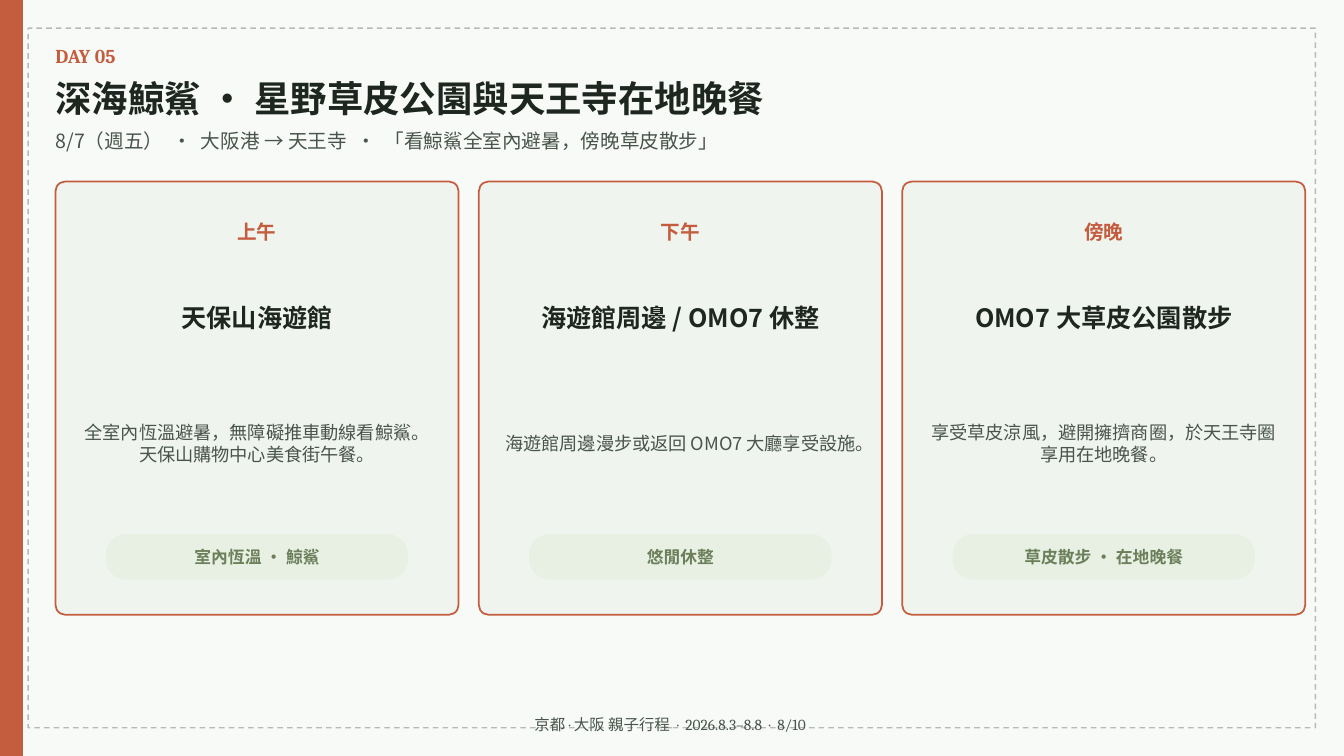
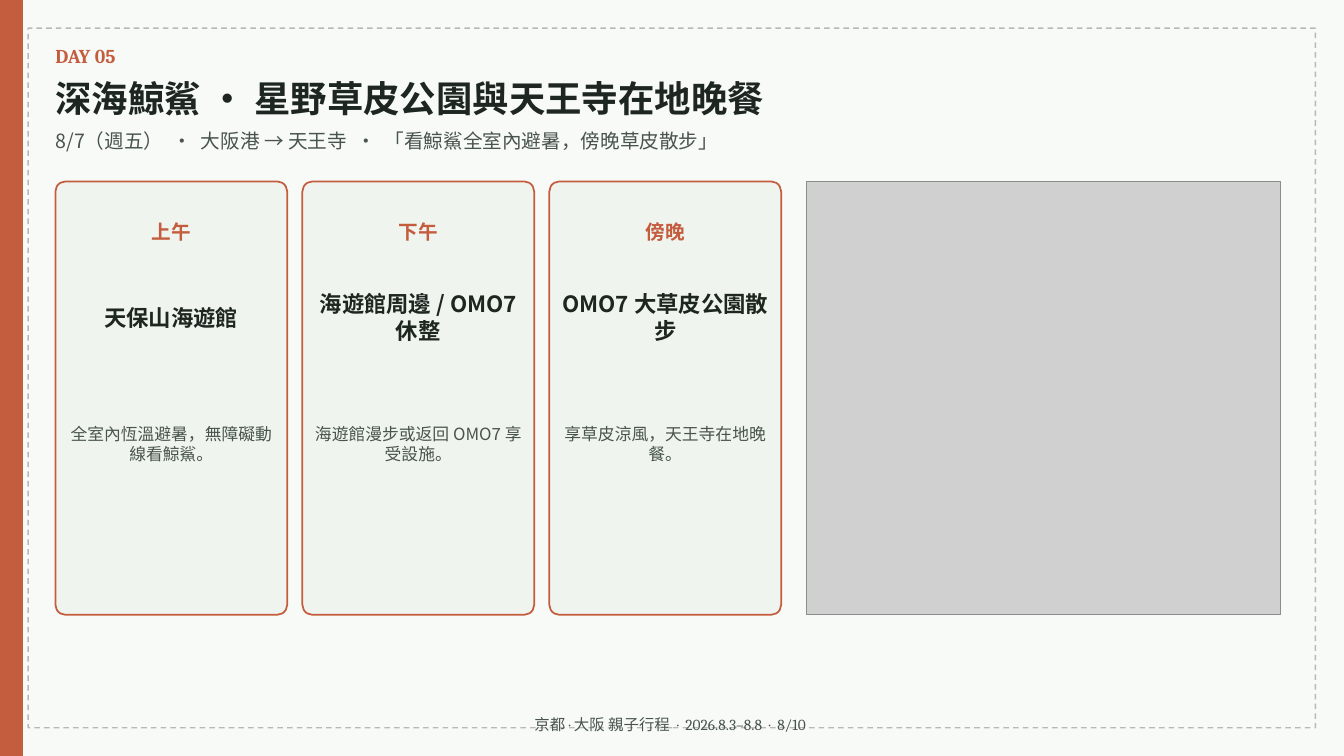
Before and after one commit to maxchan-stack/family-trip-kyoto-osaka-2026, a slide deck: slide 8 of itinerary.pptx. Drawn at 1344x756 pixels with LibreOffice and Linux fonts; fonts in the diff are those of the drawing; grey boxes stand for pictures. Boxes give left, top, right and bottom in pixels: in the first picture for what was removed or moved away, otherwise in the second. Text is boxed around its words. In the diff, an @@ line names an element or a change of style, - is before the commit and + after.

Commit message:
Embed all high quality real spot photos directly into download files (PPTX slides & Pocket Map folded sheet)

```diff
--- a/itinerary.pptx
+++ b/itinerary.pptx
@@ rounded rectangle: place and size @@
-rounded rectangle at [55, 181, 459, 615]
+rounded rectangle at [55, 181, 287, 615]
@@ rounded rectangle at [55, 181, 287, 615]: proportions changed @@
@@ rounded rectangle: place and size @@
-rounded rectangle at [106, 534, 408, 580]
+rounded rectangle at [302, 181, 534, 615]
@@ rounded rectangle at [302, 181, 534, 615]: fill #E8F0E4 to #F0F4EF; outline none to #C45C3E 1.25 pt; proportions changed @@
@@ rounded rectangle at [549, 181, 781, 615]: proportions changed @@
@@ rounded rectangle: place and size @@
-rounded rectangle at [479, 181, 882, 615]
+rounded rectangle at [549, 181, 781, 615]
@@ picture added at [807, 181, 1280, 615] @@
@@ rounded rectangle removed at [902, 181, 1306, 615] @@
@@ text "上午": place and size @@
-text "上午" at [237, 222, 276, 241]
+text "上午" at [152, 222, 191, 241]
@@ text "下午": place and size @@
-text "下午" at [661, 222, 700, 241]
+text "下午" at [399, 222, 438, 241]
@@ text "傍晚": place and size @@
-text "傍晚" at [1084, 222, 1123, 241]
+text "傍晚" at [646, 222, 685, 241]
@@ text "天保山海遊館": place and size @@
-text "天保山海遊館" at [181, 305, 332, 330]
+text "天保山海遊館" at [104, 307, 238, 328]
@@ text "海遊館周邊 / OMO7 休整": place and size @@
-text "海遊館周邊 / OMO7 休整" at [541, 305, 819, 330]
+text "海遊館周邊 / OMO7 休整" at [320, 293, 517, 341]
@@ size 18 to 16 pt in 3 elements at [104, 307, 238, 328], [320, 293, 517, 341], [562, 293, 768, 341] @@
@@ text "OMO7 大草皮公園散步": place and size @@
-text "OMO7 大草皮公園散步" at [975, 305, 1232, 330]
+text "OMO7 大草皮公園散步" at [562, 293, 768, 341]
@@ text at [71, 426, 272, 462]: text changed; size 13 to 12 pt @@
-全室內恆溫避暑，無障礙推車動線看鯨鯊。天保山購物中心美食街午餐。
+全室內恆溫避暑，無障礙動線看鯨鯊。
@@ text at [315, 426, 522, 462]: text changed; size 13 to 12 pt @@
-海遊館周邊漫步或返回 OMO7 大廳享受設施。
+海遊館漫步或返回 OMO7 享受設施。
@@ text at [564, 426, 765, 461]: text changed; size 13 to 12 pt @@
-享受草皮涼風，避開擁擠商圈，於天王寺圈享用在地晚餐。
+享草皮涼風，天王寺在地晚餐。
@@ rounded rectangle removed at [529, 534, 832, 580] @@
@@ rounded rectangle removed at [953, 534, 1255, 580] @@
@@ text removed at [194, 549, 320, 565] @@
-室內恆溫 · 鯨鯊
@@ text removed at [647, 549, 714, 565] @@
-悠閒休整
@@ text removed at [1024, 549, 1183, 565] @@
-草皮散步 · 在地晚餐
```
Also in this commit, not shown: 3 other slides changed, 2 other files.
